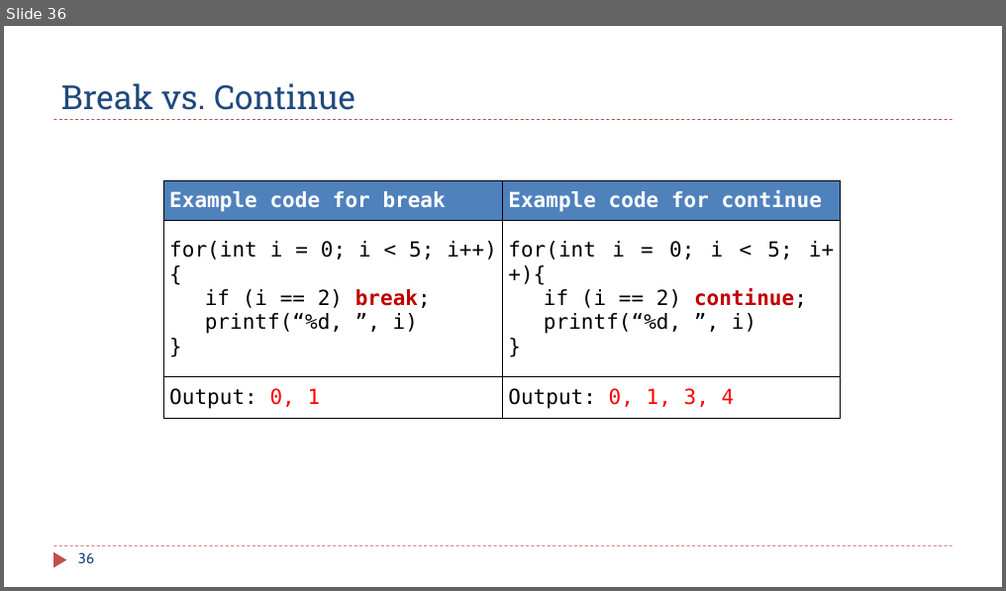
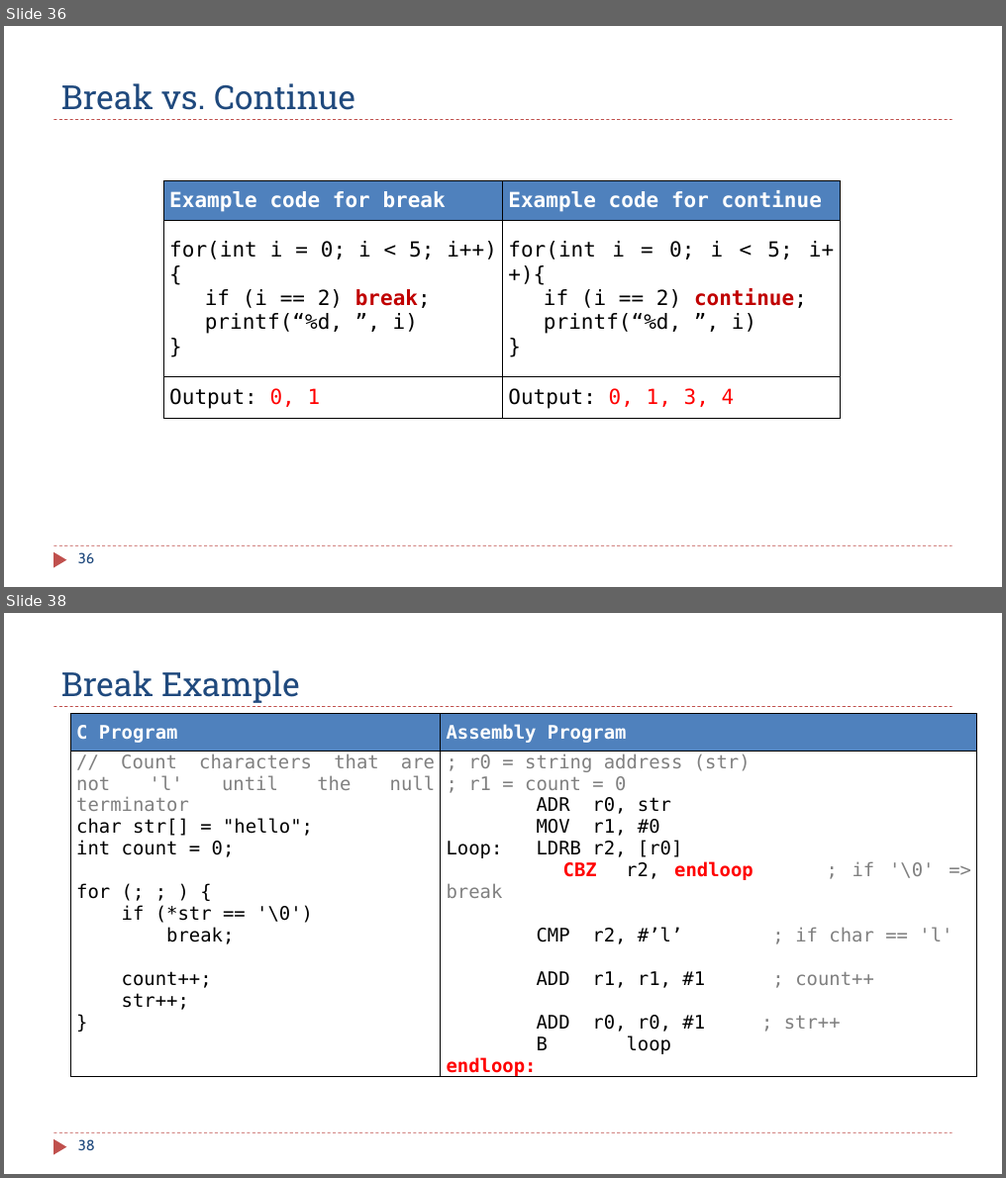
Before and after one commit to guhofstra/CSC111Sp26, a slide deck: PPTs/Ch6_ARM_Control_Flow.pptx. Shown one above the other, each under a label of ours: slide 36 before the commit, slides 36 and 38 after it; the slides between them are not shown. The pictures are 1006x591 and 1006x1178 pixels, drawn with LibreOffice and Linux fonts; fonts in the diff are those of the drawing. Boxes give left, top, right and bottom in pixels: in the first picture for what was removed or moved away, otherwise in the second. Text is boxed around its words. In the diff, an @@ line names an element or a change of style, - is before the commit and + after.

```diff
--- a/PPTs/Ch6_ARM_Control_Flow.pptx
+++ b/PPTs/Ch6_ARM_Control_Flow.pptx
@@ slide 38 added at (x1=4, y1=613, x2=1002, y2=1174), background #FFFFFF; not listed: 3 template elements that a slide beside it also shows @@
@@ title added at (x1=61, y1=670, x2=300, y2=703), 32 pt, text #1F497D @@
+Break Example
@@ table added at (x1=70, y1=714, x2=977, y2=1081), 2 rows, 2 columns @@
+C Program | Assembly Program
+// Count characters that are not 'l' until the null terminator / char str[] = "hello"; / int count = 0; / for (; ; ) { / if (*str == '\0') / break; / count++; / str++; / } | ; r0 = string address (str) / ; r1 = count = 0 / ADR r0, str / MOV r1, #0 / Loop: LDRB r2, [r0] / CBZ r2, endloop ; if '\0' => break / CMP r2, #’l’ ; if char == 'l' / ADD r1, r1, #1 ; count++ / ADD r0, r0, #1 ; str++ / B loop / endloop:
@@ page number added at (x1=78, y1=1140, x2=95, y2=1151), 14 pt, text #1F497D @@
+38
```
Also in this commit, not shown: 2 slides changed.
